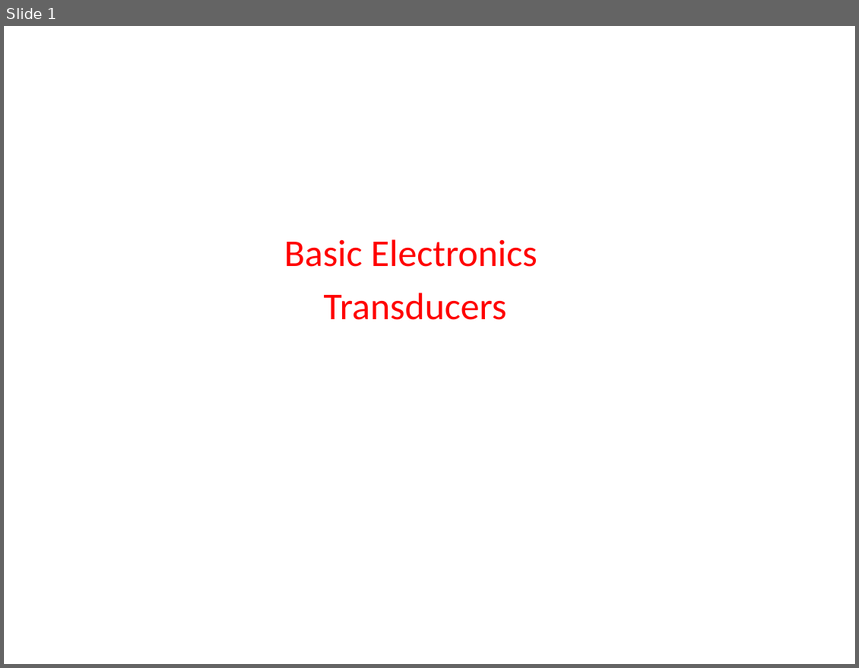
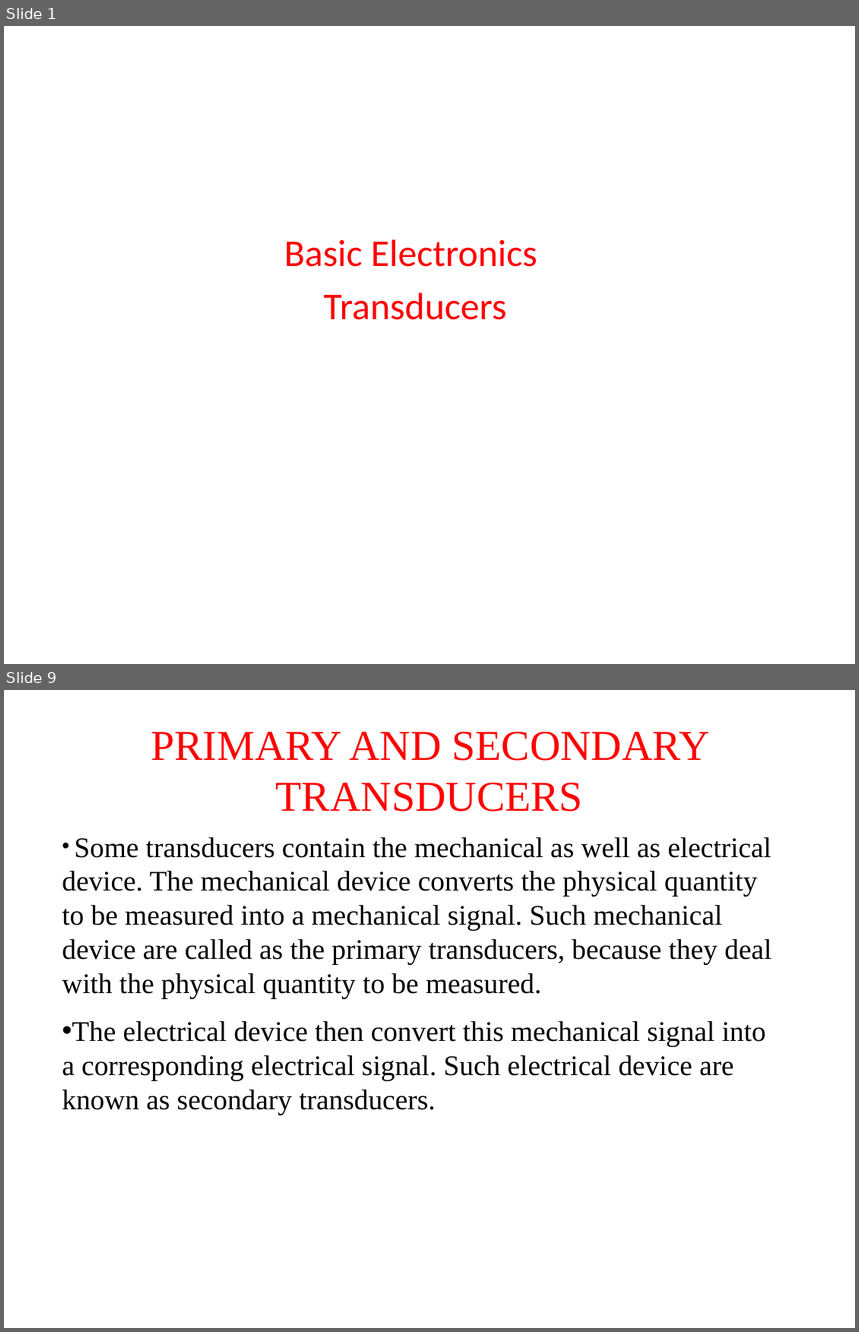
Before and after one commit to madhavirepe/Transducers, a slide deck: Transducers.pptx. Shown one above the other, each under a label of ours: slide 1 before the commit, slides 1 and 9 after it; the slides between them are not shown. The pictures are 859x668 and 859x1332 pixels, drawn with LibreOffice and Linux fonts; fonts in the diff are those of the drawing. Boxes give left, top, right and bottom in pixels: in the first picture for what was removed or moved away, otherwise in the second. Text is boxed around its words. In the diff, an @@ line names an element or a change of style, - is before the commit and + after.

```diff
--- a/Transducers.pptx
+++ b/Transducers.pptx
@@ slide 9 added at bbox=[4, 690, 855, 1328], background #FFFFFF @@
@@ title added at bbox=[151, 732, 709, 812], 36 pt, text #FF0000 @@
+PRIMARY AND SECONDARY TRANSDUCERS
@@ text added at bbox=[62, 837, 772, 1115], 24 pt, text #000000 @@
+• Some transducers contain the mechanical as well as electrical device. The mechanical device converts the physical quantity to be measured into a mechanical signal. Such mechanical device are called as the primary transducers, because they deal with the physical quantity to be measured.
+• The electrical device then convert this mechanical signal into a corresponding electrical signal. Such electrical device are known as secondary transducers.
```
Also in this commit, not shown: 21 other slides added.
